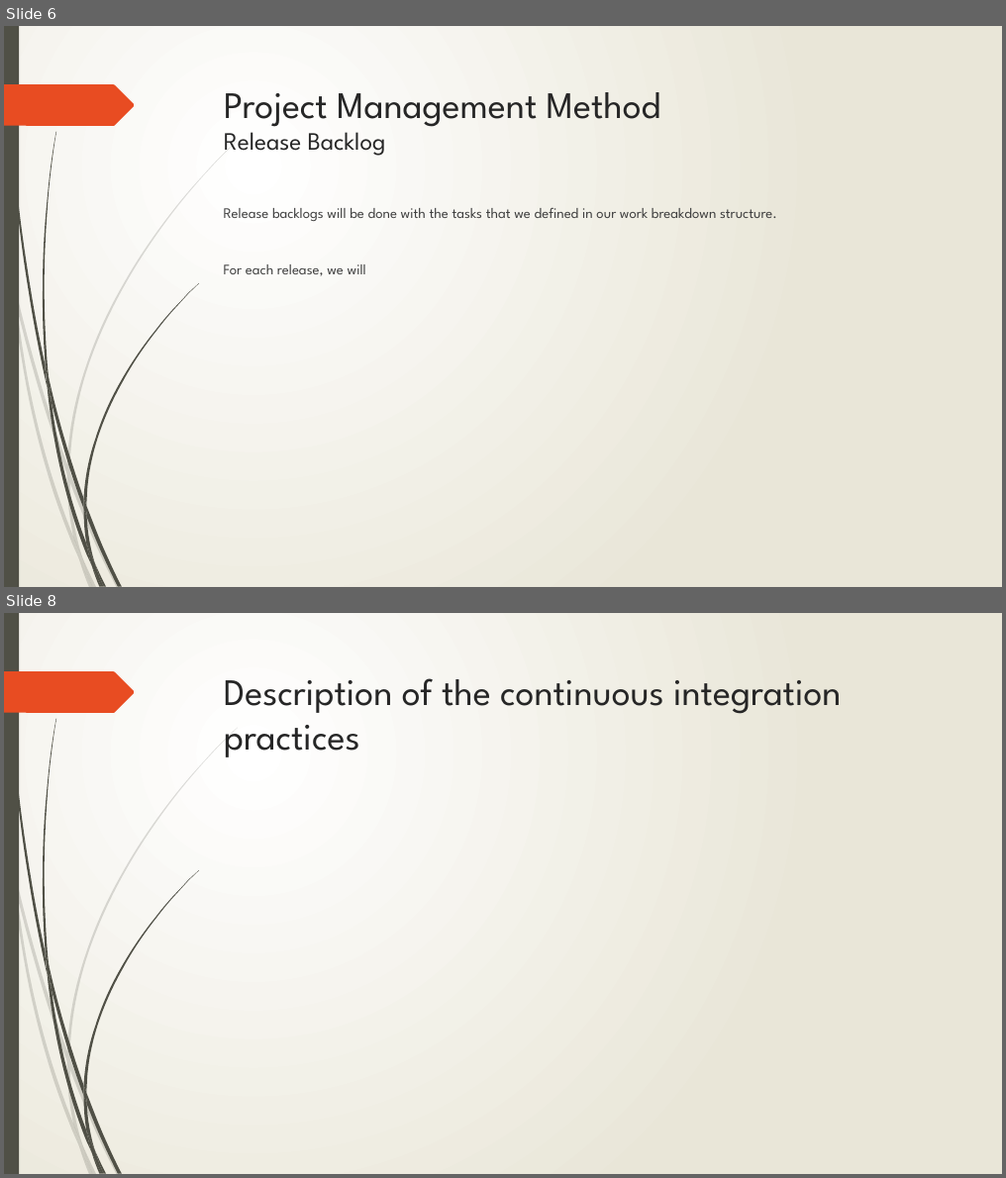
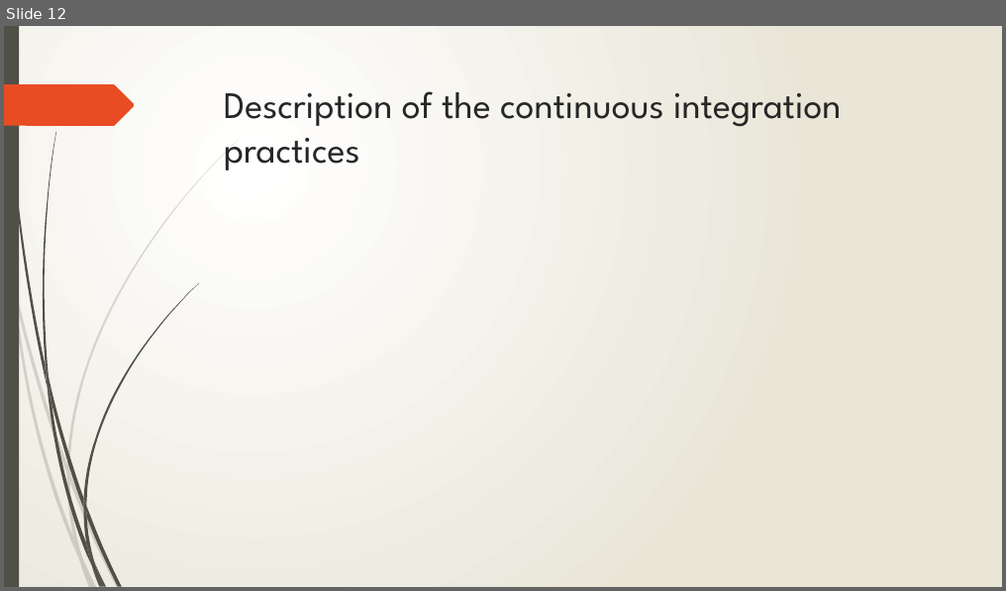
Before and after one commit to Toulouse-Exia-A4/AtlantisToulouseUML, a slide deck: ProjectManagement/Project Management.pptx. Shown one above the other, each under a label of ours: slides 6 and 8 before the commit, slide 12 after it; the slides between them are not shown. The pictures are 1006x1178 and 1006x591 pixels, drawn with LibreOffice and Linux fonts; fonts in the diff are those of the drawing. Boxes give left, top, right and bottom in pixels: in the first picture for what was removed or moved away, otherwise in the second. Text is boxed around its words. In the diff, an @@ line names an element or a change of style, - is before the commit and + after.

Commit message:
Project Management PPT Updated
Only Continuous Integration part is missing

```diff
--- a/ProjectManagement/Project Management.pptx
+++ b/ProjectManagement/Project Management.pptx
@@ slide 6 removed at <box>4,26,1002,587</box>, background gradient #FFFFFF to #EAE7D8; not listed: 24 template elements that a slide beside it also shows @@
@@ title removed at <box>224,92,661,156</box> @@
-Project Management Method
-Release Backlog
@@ text removed at <box>224,207,777,276</box> @@
-Release backlogs will be done with the tasks that we defined in our work breakdown structure.
-For each release, we will
@@ what was slide 8 is now slide 12 @@
```
Also in this commit, not shown: 5 slides changed, 5 slides added.
